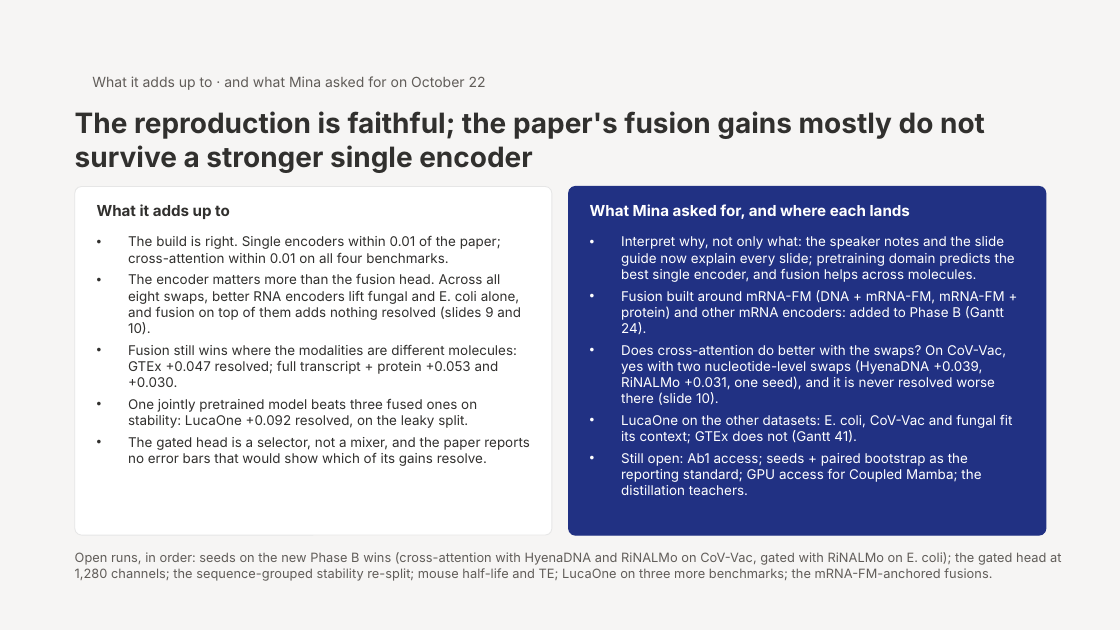
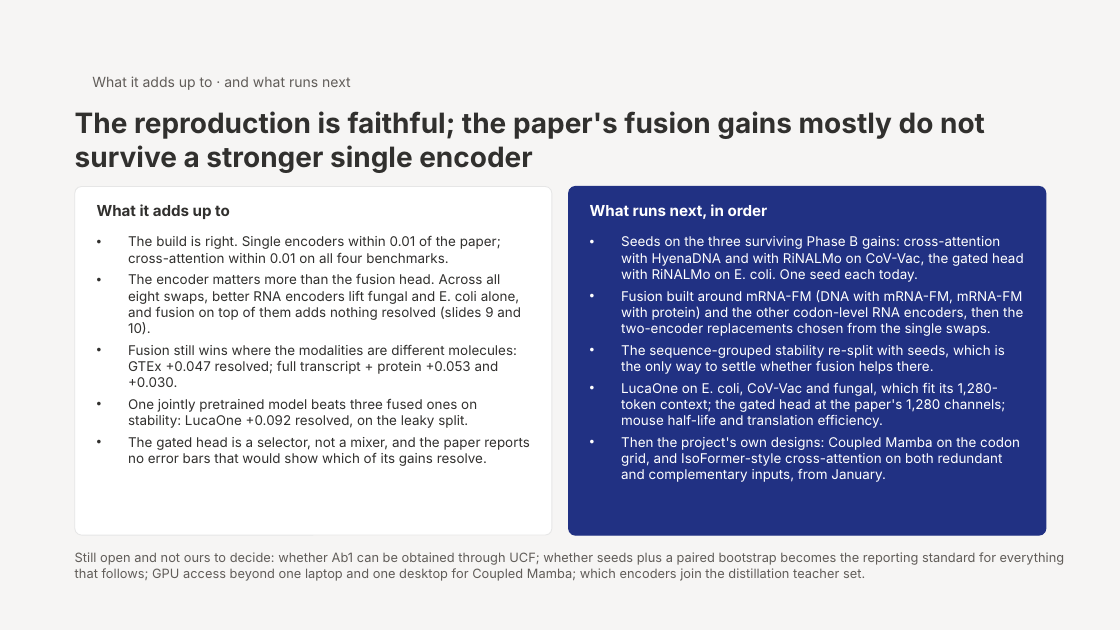
Before and after one commit to jtmckinley4/multimodal-bio-fusion, a slide deck: slide 14 of docs/notes/Slides/Mina_Progress_Slides_2026-10-22.pptx. Drawn at 1120x630 pixels with LibreOffice and Linux fonts; fonts in the diff are those of the drawing. Boxes give left, top, right and bottom in pixels: in the first picture for what was removed or moved away, otherwise in the second. Text is boxed around its words. In the diff, an @@ line names an element or a change of style, - is before the commit and + after.

```diff
--- a/docs/notes/Slides/Mina_Progress_Slides_2026-10-22.pptx
+++ b/docs/notes/Slides/Mina_Progress_Slides_2026-10-22.pptx
@@ text at <box>92,76,351,90</box>: text changed @@
-What it adds up to · and what Mina asked for on October 22
+What it adds up to · and what runs next
@@ text at <box>590,204,768,219</box>: text changed @@
-What Mina asked for, and where each lands
+What runs next, in order
@@ text at <box>621,236,1024,482</box>: text changed @@
-• Interpret why, not only what: the speaker notes and the slide guide now explain every slide; pretraining domain predicts the best single encoder, and fusion helps across molecules.
-• Fusion built around mRNA-FM (DNA + mRNA-FM, mRNA-FM + protein) and other mRNA encoders: added to Phase B (Gantt 24).
-• Does cross-attention do better with the swaps? On CoV-Vac, yes with two nucleotide-level swaps (HyenaDNA +0.039, RiNALMo +0.031, one seed), and it is never resolved worse there (slide 10).
-• LucaOne on the other datasets: E. coli, CoV-Vac and fungal fit its context; GTEx does not (Gantt 41).
-• Still open: Ab1 access; seeds + paired bootstrap as the reporting standard; GPU access for Coupled Mamba; the distillation teachers.
+• Seeds on the three surviving Phase B gains: cross-attention with HyenaDNA and with RiNALMo on CoV-Vac, the gated head with RiNALMo on E. coli. One seed each today.
+• Fusion built around mRNA-FM (DNA with mRNA-FM, mRNA-FM with protein) and the other codon-level RNA encoders, then the two-encoder replacements chosen from the single swaps.
+• The sequence-grouped stability re-split with seeds, which is the only way to settle whether fusion helps there.
+• LucaOne on E. coli, CoV-Vac and fungal, which fit its 1,280-token context; the gated head at the paper's 1,280 channels; mouse half-life and translation efficiency.
+• Then the project's own designs: Coupled Mamba on the codon grid, and IsoFormer-style cross-attention on both redundant and complementary inputs, from January.
@@ text at <box>75,552,1065,581</box>: text changed @@
-Open runs, in order: seeds on the new Phase B wins (cross-attention with HyenaDNA and RiNALMo on CoV-Vac, gated with RiNALMo on E. coli); the gated head at 1,280 channels; the sequence-grouped stability re-split; mouse half-life and TE; LucaOne on three more benchmarks; the mRNA-FM-anchored fusions.
+Still open and not ours to decide: whether Ab1 can be obtained through UCF; whether seeds plus a paired bootstrap becomes the reporting standard for everything that follows; GPU access beyond one laptop and one desktop for Coupled Mamba; which encoders join the distillation teacher set.
```
Also in this commit, not shown: 1 other slide changed, 1 slide added, 1 slide removed, 5 other files.
